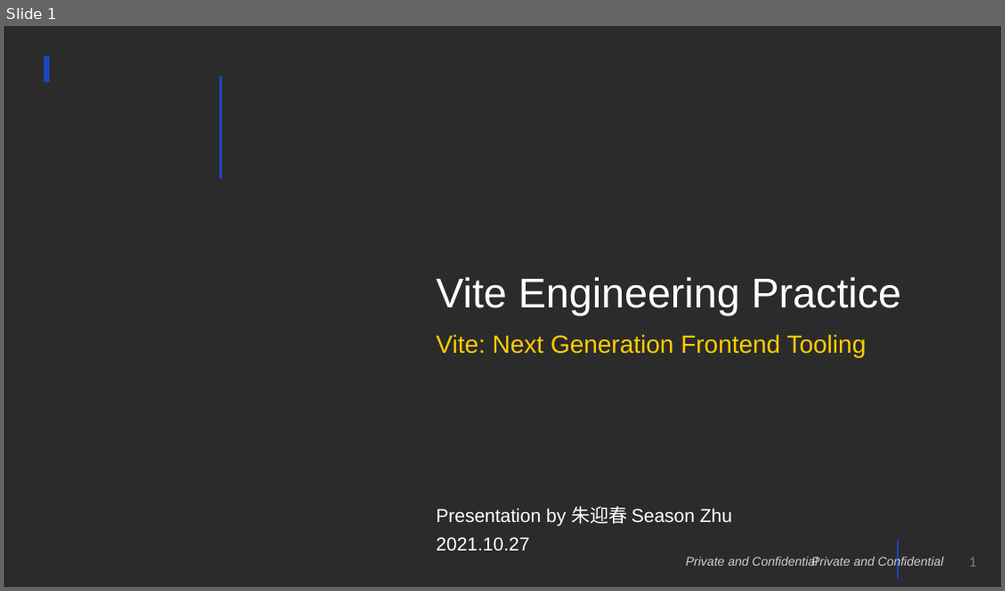
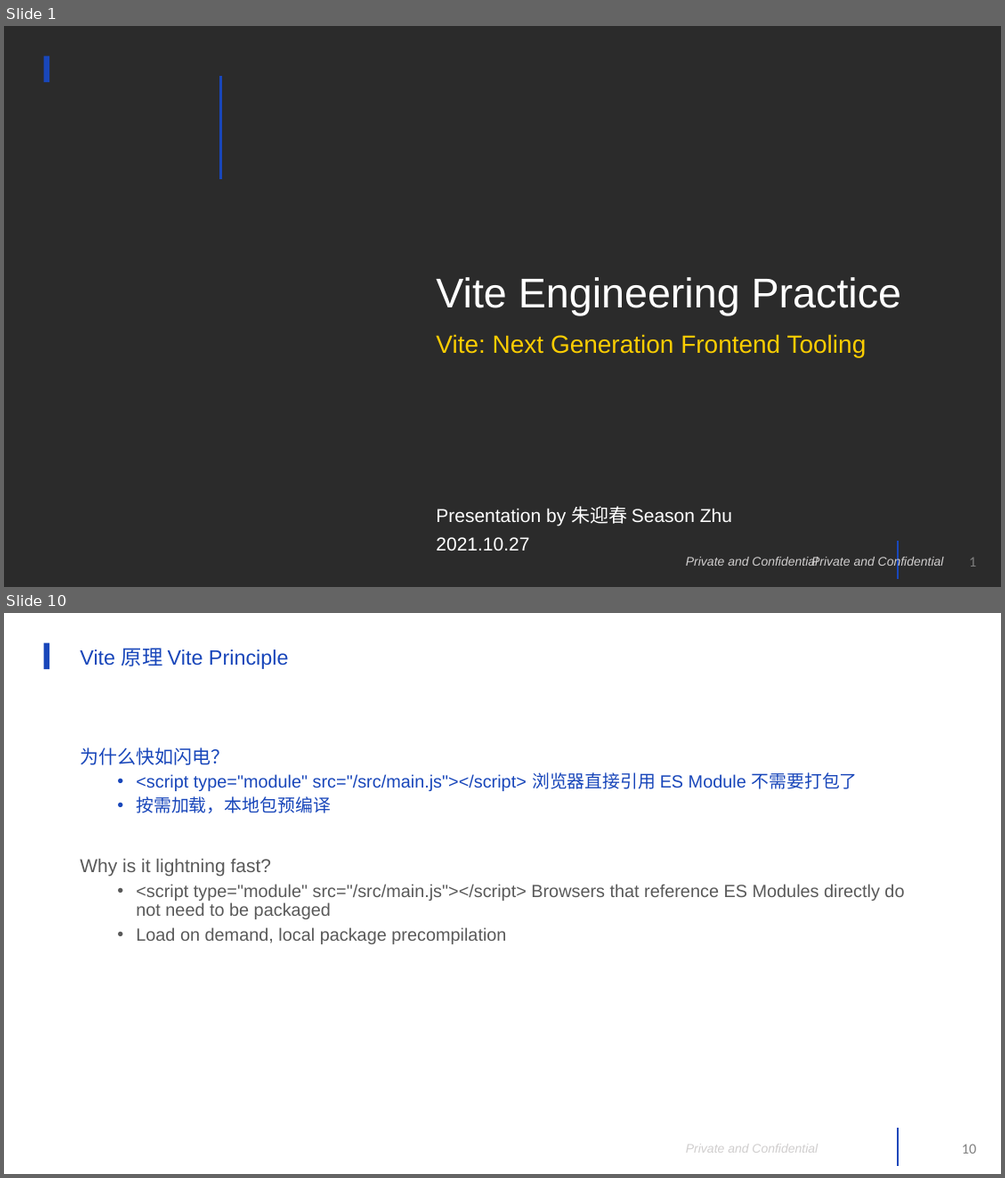
Before and after one commit to season19840122/Course, a slide deck: Vite2 项目工程化和原理剖析/Vite Engineering Practice.pptx. Shown one above the other, each under a label of ours: slide 1 before the commit, slides 1 and 10 after it; the slides between them are not shown. The pictures are 1005x591 and 1005x1178 pixels, drawn with LibreOffice and Linux fonts; fonts in the diff are those of the drawing; background and template pictures are left out; a plain dark background stands for a picture behind light text. Boxes give left, top, right and bottom in pixels: in the first picture for what was removed or moved away, otherwise in the second. Text is boxed around its words. In the diff, an @@ line names an element or a change of style, - is before the commit and + after.

Commit message:
update Vite 工程化实践.pptx and vite-engineering-practice project

```diff
--- a/Vite2 项目工程化和原理剖析/Vite Engineering Practice.pptx
+++ b/Vite2 项目工程化和原理剖析/Vite Engineering Practice.pptx
@@ slide 10 added at <box>4,613,1001,1174</box>, background picture (left out); not listed: 4 template elements that a slide beside it also shows @@
@@ title added at <box>80,648,289,669</box>, 20 pt, text #1846BA @@
+Vite 原理 Vite Principle
@@ text added at <box>80,747,904,944</box>, 17 pt, text #595959 @@
+为什么快如闪电？
+  • <script type="module" src="/src/main.js"></script> 浏览器直接引用 ES Module 不需要打包了
+  • 按需加载，本地包预编译
+Why is it lightning fast?
+  • <script type="module" src="/src/main.js"></script> Browsers that reference ES Modules directly do not need to be packaged
+  • Load on demand, local package precompilation
```
Also in this commit, not shown: 1 slide changed, 20 other slides added, 9 slides removed, 39 other files.
